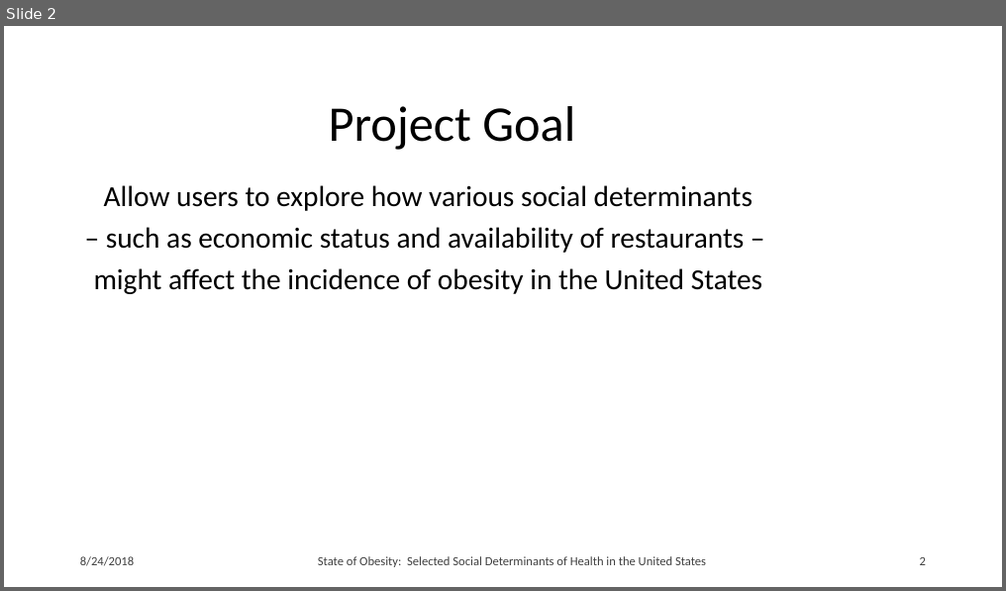
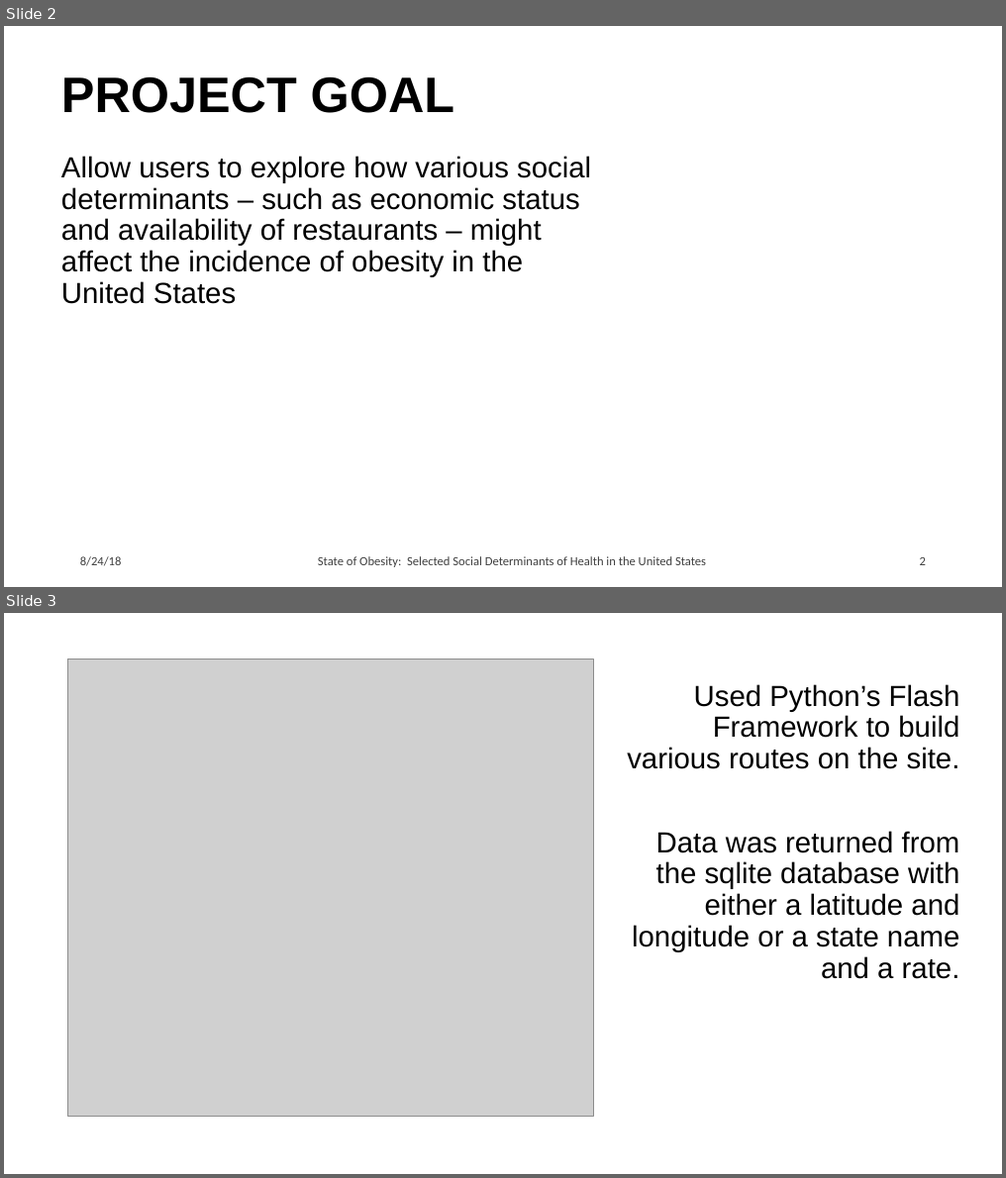
Before and after one commit to erincullen5/project_two, a slide deck: Sassy Stingrays.pptx. Shown one above the other, each under a label of ours: slide 2 before the commit, slides 2 and 3 after it. The pictures are 1006x591 and 1006x1178 pixels, drawn with LibreOffice and Linux fonts; fonts in the diff are those of the drawing; grey boxes stand for pictures; background and template pictures are left out. Boxes give left, top, right and bottom in pixels: in the first picture for what was removed or moved away, otherwise in the second. Text is boxed around its words. In the diff, an @@ line names an element or a change of style, - is before the commit and + after.

```diff
--- a/Sassy Stingrays.pptx
+++ b/Sassy Stingrays.pptx
@@ slide 3 added at <box>4,613,1002,1174</box>, background picture (left out) @@
@@ picture added at <box>68,660,593,1116</box> @@
@@ subtitle added at <box>627,684,960,979</box>, 28 pt, text #000000 @@
+Used Python’s Flash Framework to build various routes on the site.
+Data was returned from the sqlite database with either a latitude and longitude or a state name and a rate.
@@ slide 2 changed as well @@
@@ title at <box>61,76,454,113</box>: text changed; font Calibri to Arial; bold on @@
-Project Goal
+PROJECT GOAL
@@ subtitle at <box>61,156,591,304</box>: text changed; font Calibri to Arial @@
-Allow users to explore how various social determinants
-– such as economic status and availability of restaurants –
-might affect the incidence of obesity in the United States
+Allow users to explore how various social determinants – such as economic status and availability of restaurants – might affect the incidence of obesity in the United States
@@ text at <box>80,557,122,567</box>: text changed @@
-8/24/2018
+8/24/18
```
Also in this commit, not shown: 1 other slide changed, 4 other slides added, 1 other file.
